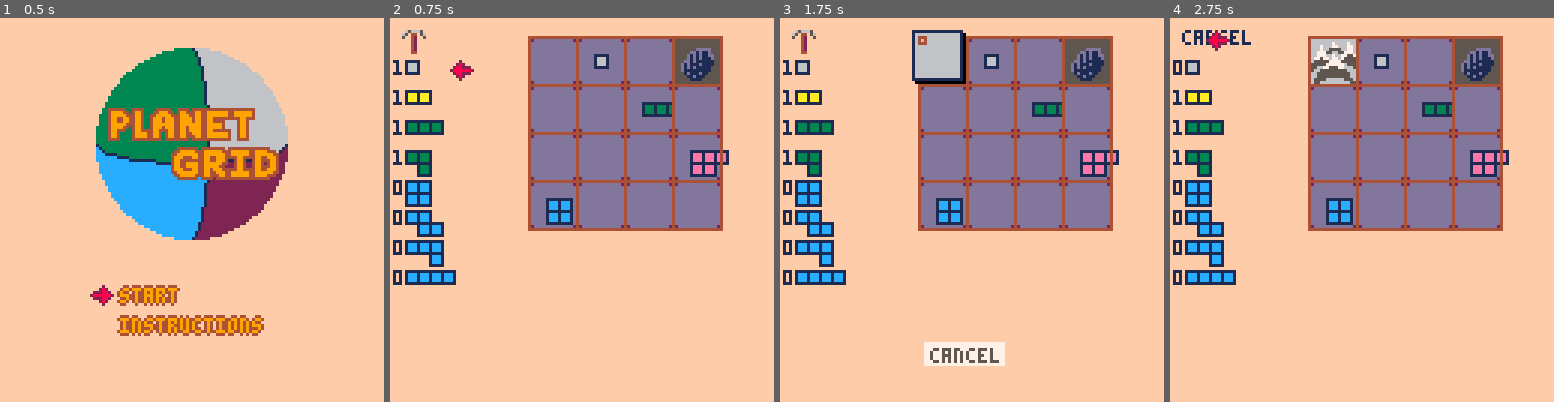
Above: before the commit, frames 1-4 (left to right).
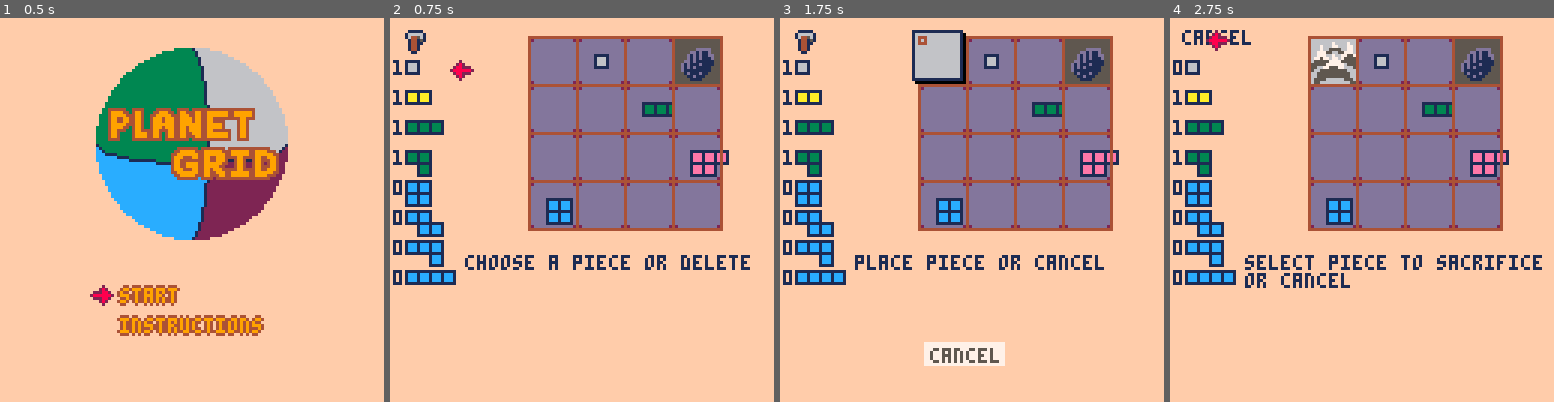
Above: after the commit, the same moments.

Repository: m-r-hunt/Pico-8-Carts
Game: PICO-8 cartridge planet_grid.p8
Same seed, same stepped clock (60 frames per second), same inputs: the game is played once before the commit and once after it.
Inputs:
- Up to frame 1 (0.5 s): tap X (X key) at 0.33 s
- Up to frame 2 (0.75 s): tap O (Z key) at 0.7 s
- Up to frame 3 (1.75 s): tap X (X key) at 1.07 s; hold Right from 1.6 s (still down); tap O (Z key) at 1.7 s
- Up to frame 4 (2.75 s): tap X (X key) at 1.85 s; release Right at 2.1 s; tap O (Z key) at 2.1, 2.5 s; hold Up 2.15-2.42 s; hold Right from 2.47 s (still down)

Frame 1 is identical in both runs. In frame 2, 1.4% of the frame differs, in the area x 3-94%, y 3-66%; in frame 3, 1.2%; in frame 4, 1.6%, in the area x 19-97%, y 61-71%.

Commit message:
Getting somewhere slowly

Diff:
--- a/planet_grid.p8
+++ b/planet_grid.p8
@@ -1,6 +1,9 @@
 pico-8 cartridge // http://www.pico-8.com
 version 18
 __lua__
+--planet grid v1.0
+--(c) 2020 max hunt (cc by-sa)
+
 ibase=192
 isfx=0
 function intro()
@@ -123,6 +126,9 @@
 end
 
 function _init()
+end
+
+function new_game()
 	for i=1,regpend do
 		piece_pool[i]=0
 	end
@@ -171,6 +177,7 @@
 	if (menu_select>#menu_options) menu_select-=#menu_options
 
 	if btnp(4) then
+	 new_game()
 		mode=menu_options[menu_select].mode
 	end
 end
@@ -384,7 +391,7 @@
 		px=mid(1,px,4)
 		py=mid(1,py,4)
 
-		if btnp(4) and grid[py][px]~=0 then
+		if btnp(4) and grid[py][px]~=0 and grid[py][px]~=77 then
 			grid[py][px]=0
 			piece_pool[selected_piece]-=1
 			mode="piece select"
@@ -580,7 +587,24 @@
 
 function draw_instructions()
 	cls(15)
-	print("🅾️ or ❎ to return to menu",2,120,12)
+	for i=1,#instrs do
+	 print(instrs[i],2,(i-1)*6+2,1)
+	end
+	print("🅾️ or ❎ to return to menu",2,120,1)
+end
+
+function draw_help_text()
+	str=""
+	if mode=="piece select" then
+		str="choose a piece or delete"
+	elseif mode=="piece place" then
+		str="place piece or cancel"
+	elseif mode=="select piece to burn" then
+		str="select piece to sacrifice\nor cancel"
+	elseif mode=="delete square" then
+		str="select square to delete\nor cancel"
+	end
+	print(str,choicebox.x,choicebox.y+4,1)
 end
 
 function draw_play_mode()
@@ -657,6 +681,8 @@
 	if mode=="game over" then
 		print("game over!")
 	end
+
+	draw_help_text()
 end
 
 -->8
@@ -690,6 +716,25 @@
 -- end
 -- return true
 
+-->8
+instrs={
+	"in planet grid, your goal is",
+	"to keep building planets by",
+	"filling up their grids.",
+	"each turn, select a piece and",
+	"then place it on the grid.",
+	"any extra piece icons you",
+	"cover will give you more",
+	"pieces to use in subsequent",
+	"turns.",
+	"if you're stuck, select the",
+	"hammer to delete a single tile",
+	"at the cost of one piece. the",
+	"starting holes cannot be deleted",
+	"filling up a grid awards you",
+	"a bonus piece and a new grid.",
+	"go for a high score!",
+}
 __gfx__
 00000000333bb3330002000044444444444444444444444444444444444444444444444444444444444444444444444444444444444444444444444400000000
 0000000033bbbb3300282000433333333333333349999999999999994ccccccccccccccc46666666666666664556666665555565455555555555555500000000
@@ -699,14 +744,14 @@
 007007003334433300282000433333333333333349999999999999994ccccccccccccccc46666666666666664556555566666665455555dd1d11d55500000000
 000000003344443300020000433333333333333349999999999999994cccccddcccccccc4666666676666766455655556555556545555d1d1d11dd5500000000
 0000000033333333000000004333333333333333499999999ff999994ccccccccccccccc4666766677666776466655556555556545555d1d1d111d5500000000
-400000004444444406566650433333333333333349999999999999994ccccccccccccccc466676655556677645565555655555654555dd1d1111115500000000
-400000000000000065044056433333333343333349999999999999994ccccccccccccccc46677765665577764556555565555565455d1d111d11115500000000
-400000000000000050042005433333333333333349999999999999994ccccccccccccccc46677766766775574556666665555565455d1d1d1111155500000000
-400000000000000000042000433333333333333349999999999999994ccccccccccccccc46775776776755554556555565555565455d11111111155500000000
-400000000000000000042000433333333333333349999999999999994ccccccccddccccc4555555777755555455655556555556645551d111d11555500000000
-400000000000000000042000433343333333333349999999ff9999994ccccccccccccccc455666777777655545565555655555654555511d1115555500000000
-400000000000000000042000433333333333333349999999999999994ccccccccccccccc45666775557766664666555565555565455555111155555500000000
-400000000000000000044000433333333333333349999999999999994ccccccccccccccc46655555555556664556555566666665455555555555555500000000
+400000004444444400111110433333333333333349999999999999994ccccccccccccccc466676655556677645565555655555654555dd1d1111115500000000
+400000000000000001666661433333333343333349999999999999994ccccccccccccccc46677765665577764556555565555565455d1d111d11115500000000
+400000000000000001644561433333333333333349999999999999994ccccccccccccccc46677766766775574556666665555565455d1d1d1111155500000000
+400000000000000000144151433333333333333349999999999999994ccccccccccccccc46775776776755554556555565555565455d11111111155500000000
+400000000000000000144110433333333333333349999999999999994ccccccccddccccc4555555777755555455655556555556645551d111d11555500000000
+400000000000000000144100433343333333333349999999ff9999994ccccccccccccccc455666777777655545565555655555654555511d1115555500000000
+400000000000000000144100433333333333333349999999999999994ccccccccccccccc45666775557766664666555565555565455555111155555500000000
+400000000000000000011000433333333333333349999999999999994ccccccccccccccc46655555555556664556555566666665455555555555555500000000
 44444444444444440000200044444444444444444444444444444444444444444444444444444444444444444444444444444444444444444444444400000000
 42ddddddddddddd200028200433333333333333349999999999999994ccccccccccccccc46666666666666664846666664888465455555555555555500000000
 4ddddddddddddddd02228820433333333333333349999999999999994cc77ccccccccccc46666666666666664246488464222465455555555555555500000000
